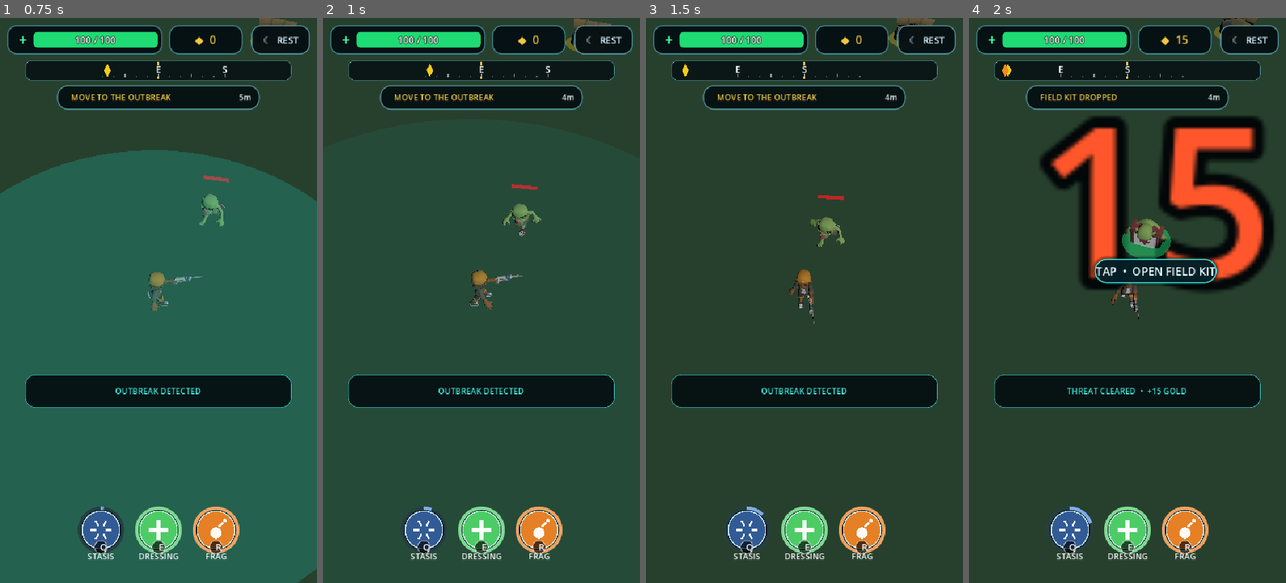
Above: before the commit, frames 1-4 (left to right).
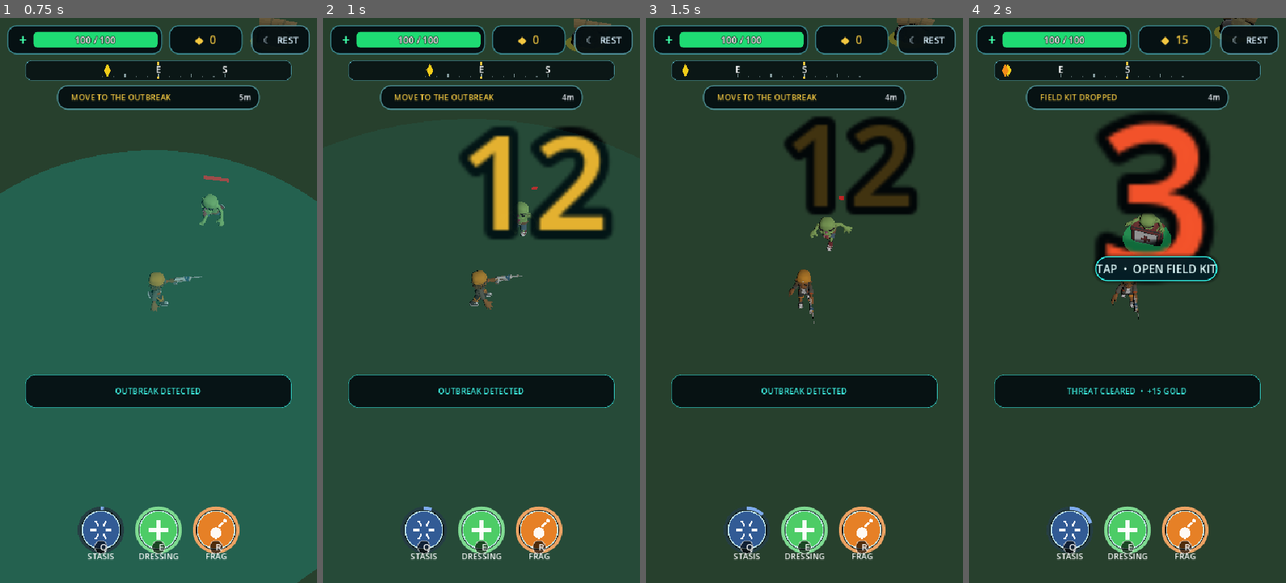
Above: after the commit, the same moments.

Repository: Geoboardman/zombie-gps
Game: Godot game, scene res://scenes/main.tscn
Two runs of this game, one before a commit and one after it. Both use one fixed random seed, a clock stepped at 60 frames per second and the inputs below.
Inputs (mouse positions are in pixels of both pictures, inside the frame that each line leads up to):
- Up to frame 1 (0.75 s): tap Enter (ui_accept) at 0.5 s; move the mouse to (101, 526) at 0.52 s; hold D (move_right) from 0.53 s (still down); tap Q (ability_1) at 0.6 s; click (101, 526) at 0.67 s
- Up to frame 2 (1 s): keep holding D (move_right); tap Enter (ui_accept) at 0.77 s
- Up to frame 3 (1.5 s): move the mouse to (804, 526) at 1.27 s; release D (move_right) at 1.28 s; hold S (move_back) from 1.28 s (still down); tap E (ability_2) at 1.35 s; click (804, 526) at 1.42 s
- Up to frame 4 (2 s): keep holding S (move_back); tap Enter (ui_accept) at 1.52 s

Frame 1 is identical in both runs. In frame 2, 6.4% of the frame differs, in the area x 42-92%, y 19-40%; in frame 3, 5.0%; in frame 4, 15%, in the area x 11-97%, y 10-49%.

Commit message:
Lengthen baseline combat engagements

Diff:
--- a/scripts/player_controller.gd
+++ b/scripts/player_controller.gd
@@ -17,9 +17,9 @@
 
 @export_group("Health & Attack")
 @export var max_health := 100
-@export var attack_range := 3.0
+@export var attack_range := 4.5
 @export var attack_interval := 1.0
-@export var attack_damage := 15
+@export var attack_damage := 12
 
 @export_group("Weapon Noise")
 @export var weapon_noise_radius := 24.0 # firearms; set near zero for melee/crossbows
